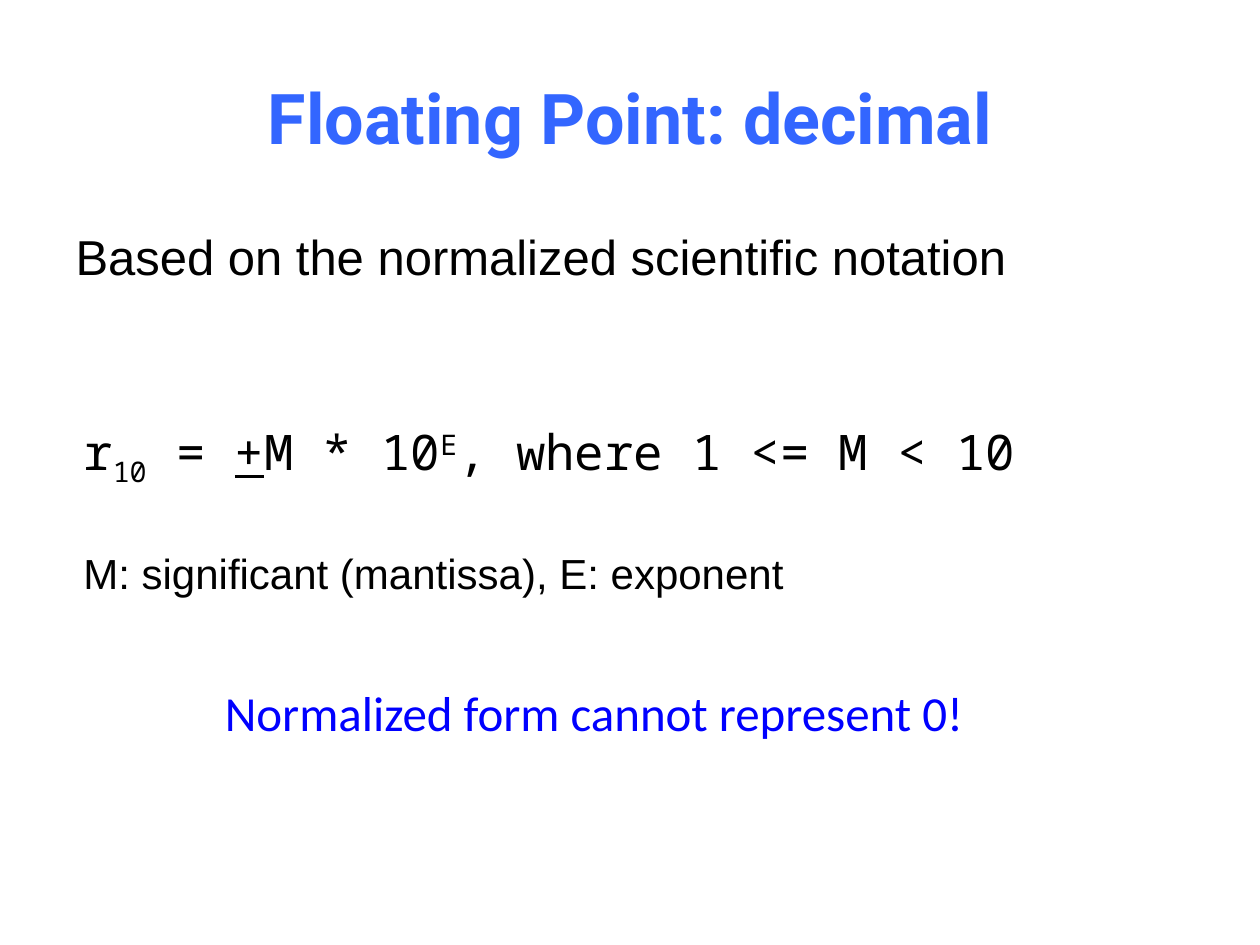
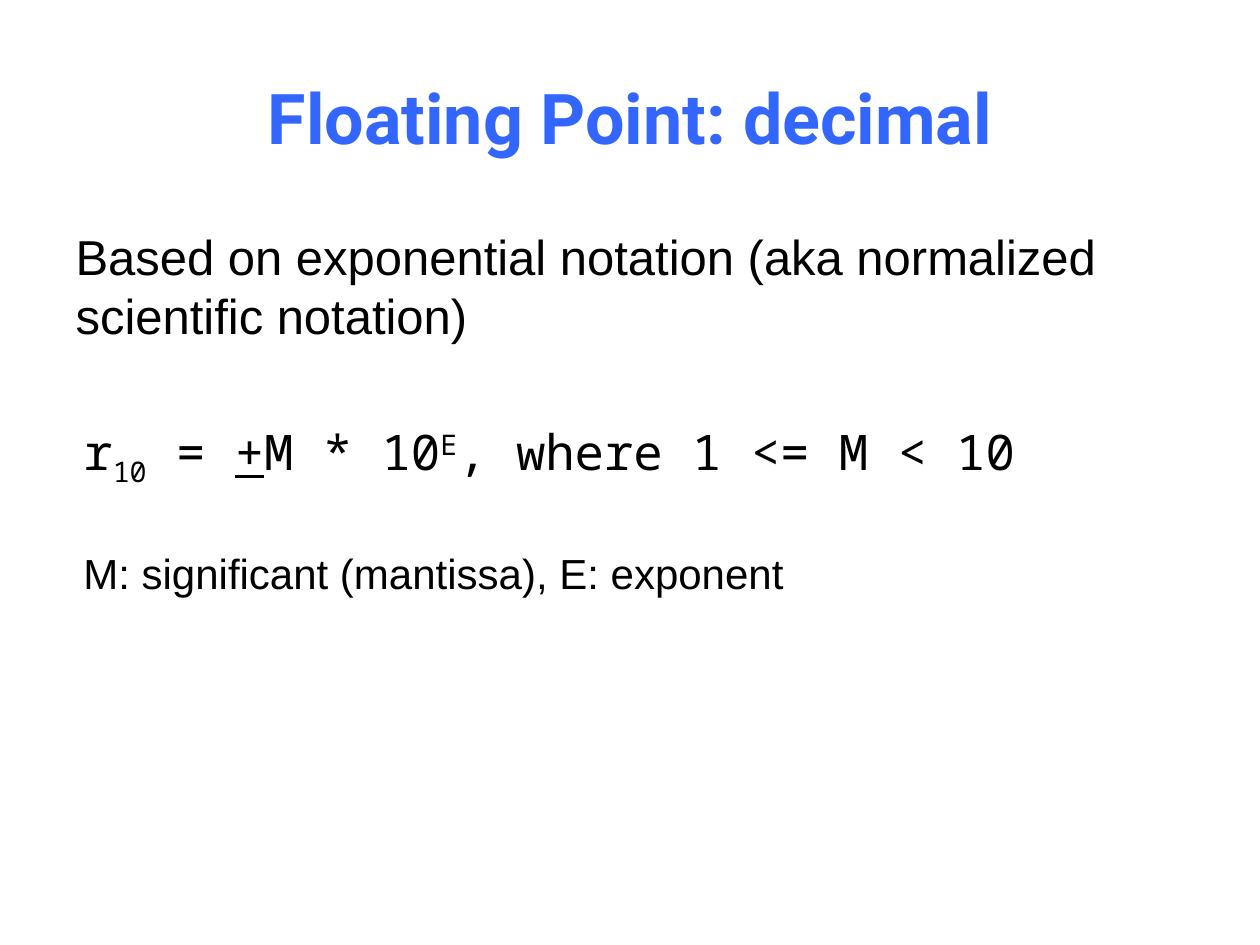
Before and after one commit to NYU-CSO/nyu-cso.github.io, a slide deck: slide 19 of notes/03-floats.pptx (slide 18 before the commit). Drawn at 1260x945 pixels with LibreOffice and Linux fonts; fonts in the diff are those of the drawing. Boxes give left, top, right and bottom in pixels: in the first picture for what was removed or moved away, otherwise in the second. Text is boxed around its words. In the diff, an @@ line names an element or a change of style, - is before the commit and + after.

```diff
--- a/notes/03-floats.pptx
+++ b/notes/03-floats.pptx
@@ text at [76,239,1095,344]: text changed @@
-Based on the normalized scientific notation
+Based on exponential notation (aka normalized scientific notation)
@@ text removed at [225,697,963,739] @@
-Normalized form cannot represent 0!
```
Also in this commit, not shown: 32 other slides changed, 23 slides added, 11 slides removed, 1 other file.
